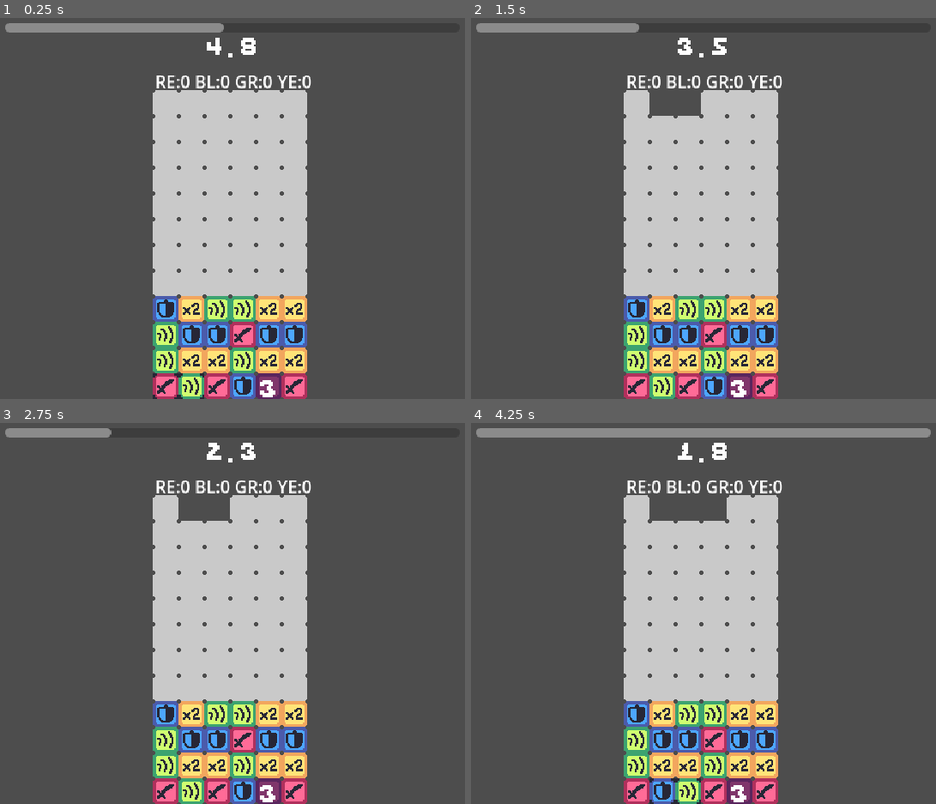
Above: before the commit, frames 1-4 (two rows, left to right).
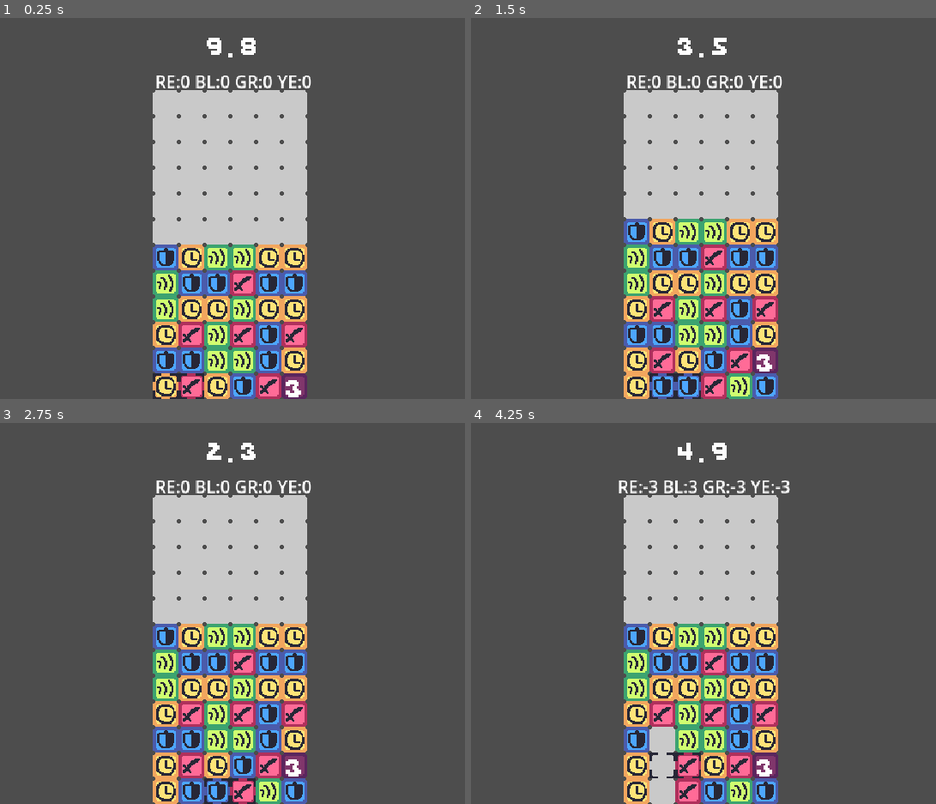
Above: after the commit, the same moments.

Repository: JUB-Yoush/pdp-rpg
Game: Godot game, scene res://src/combat_demo.tscn
The game is run twice, just before and just after one commit, with the same random seed, the same clock (stepped at 60 frames per second) and the same inputs.
Inputs:
- Up to frame 1 (0.25 s): no input
- Up to frame 2 (1.5 s): tap Enter at 0.5 s; hold D (right) 0.53-1.28 s; hold 2 (exhange_time, bound only after the commit) 0.53-1.28 s; hold S (down) from 1.28 s (still down); tap Z (accept) at 1.35 s
- Up to frame 3 (2.75 s): tap 2 (exhange_time, bound only after the commit) at 1.55 s; release S (down) at 2.03 s; hold D (right) from 2.03 s (still down); hold 2 (exhange_time, bound only after the commit) from 2.03 s (still down)
- Up to frame 4 (4.25 s): tap Z (accept) at 2.75, 3.5 s; release D (right) at 2.78 s; release 2 (exhange_time, bound only after the commit) at 2.78 s; hold W (up) 2.78-3.53 s; tap 2 (exhange_time, bound only after the commit) at 2.85, 3.8 s; hold A (left) from 3.53 s (still down); hold Z (accept) from 3.53 s (still down); tap F4 (add_time) at 4.15 s

The runs differ from the first frame. In frame 1, 11% of the frame differs, in the area x 1-67%, y 1-100%; in frame 2, 15%; in frame 3, 15%; in frame 4, 19%, in the area x 1-99%, y 1-100%.

Commit message:
extend actions to more than attacks

Diff:
--- a/project.godot
+++ b/project.godot
@@ -81,6 +81,11 @@
 "events": [Object(InputEventKey,"resource_local_to_scene":false,"resource_name":"","device":-1,"window_id":0,"alt_pressed":false,"shift_pressed":false,"ctrl_pressed":false,"meta_pressed":false,"pressed":false,"keycode":0,"physical_keycode":49,"key_label":0,"unicode":49,"echo":false,"script":null)
 ]
 }
+exhange_time={
+"deadzone": 0.5,
+"events": [Object(InputEventKey,"resource_local_to_scene":false,"resource_name":"","device":-1,"window_id":0,"alt_pressed":false,"shift_pressed":false,"ctrl_pressed":false,"meta_pressed":false,"pressed":false,"keycode":0,"physical_keycode":50,"key_label":0,"unicode":50,"echo":false,"script":null)
+]
+}
 
 [rendering]
 
--- /dev/null
+++ b/src/debug.gd
@@ -0,0 +1 @@
+extends Node
--- a/src/puzzle_game/PuzzleGame.tscn
+++ b/src/puzzle_game/PuzzleGame.tscn
@@ -17,7 +17,7 @@
 
 [node name="Grid" type="Node2D" parent="."]
 script = ExtResource("2_hvm35")
-starting_row_count = 3
+starting_row_count = 5
 
 [node name="Cursor" parent="." instance=ExtResource("3_kbrgb")]
 
@@ -36,6 +36,7 @@
 script = ExtResource("5_53jne")
 
 [node name="ProgressBar" type="ProgressBar" parent="PuzzleTimer"]
+visible = false
 anchors_preset = 15
 anchor_right = 1.0
 anchor_bottom = 1.0
@@ -83,3 +84,7 @@
 layout_mode = 2
 text = "YE:0"
 horizontal_alignment = 1
+
+[node name="PiecePos" type="Label" parent="."]
+offset_right = 40.0
+offset_bottom = 23.0
--- a/src/puzzle_game/cursor.gd
+++ b/src/puzzle_game/cursor.gd
@@ -40,7 +40,7 @@
 func move(input_dir:Vector2i):
 	var new_position := grid_position + input_dir
 	#if within the grid
-	if new_position >= Vector2i.ZERO and new_position <= max_position:
+	if new_position.x >= 0 and new_position.y >= 0 and new_position <= max_position:
 		grid_position += input_dir
 		position.x += input_dir.x * step
 		position.y += -input_dir.y * step
--- a/src/puzzle_game/grid.gd
+++ b/src/puzzle_game/grid.gd
@@ -44,6 +44,7 @@
 	collapseTimer.timeout.connect(collapse_colums)
 
 func make_grid_array():
+	# makes a 2d array based on the width and height
 	grid_array = []
 	for i in width:
 		grid_array.append([])
@@ -52,6 +53,7 @@
 	return grid_array
 
 func start_grid():
+	# fills grid with empty pieces
 	call_every_pos(change_to_empty)
 
 func insert_action_piece(col,row,actionPiece):
@@ -73,7 +75,7 @@
 	var tries := 0
 	var rng = randi_range(0,colour_count -2)
 	var newPiece = pieceFactory.make_piece(rng)
-	while(match_at(col,row,rng) and tries < 100):
+	while(match_at(col,row,rng) and tries < 100): # makes sure it dosen't get stuck looping trying to add a piece
 		rng = randi_range(0,colour_count -2)
 		tries += 1
 		newPiece = pieceFactory.make_piece(rng)
@@ -107,8 +109,6 @@
 
 
 
-	#add new piece at bottom
-	pass
 
 func add_rows_with_actions(new_rows:int,actions:Array[Action]):
 	# generate random numbers between 0 and the amount of blocks to be added rows * width
--- a/src/puzzle_game/puzzle_game.gd
+++ b/src/puzzle_game/puzzle_game.gd
@@ -11,7 +11,7 @@
 		TYPE.PR:0}
 
 var is_puzzling = true
-var puzzle_time = 5.0
+var puzzle_time = 10
 
 signal done_puzzling(puzzle_points,ready_action_pieces)
 
@@ -49,11 +49,19 @@
 	return ready_action_pieces
 
 func add_puzzle_points(added_puzzle_points:Dictionary):
+	var extra_time :=0.0
 	if added_puzzle_points.values() == [0,0,0,0,0]:
 		return
 	print(added_puzzle_points)
 	for key in added_puzzle_points.keys():
-		puzzle_points[key] += added_puzzle_points[key]
+		# any pieces after 3 are worth x2
+		var points:int = added_puzzle_points[key]
+		var extra_points: = points - 3
+		points = 3 + (extra_points * 2)
+		puzzle_points[key] += points
+		if key == TYPE.YE:
+			extra_time = float(points) / 2
+			puzzleTimer.add_time(extra_time)
 	update_point_display()
 
 func update_point_display():
@@ -63,9 +71,16 @@
 	puzzlePointContainer.get_node("YE").text = "YE:" + str(puzzle_points[TYPE.YE])
 	#puzzlePointContainer.get_node("PR").text = "PR:" + str(puzzle_points[TYPE.PR])
 
+func exchange_time():
+	if puzzleTimer.time_left > 5.0:
+		grid.add_rows(1)
+		puzzleTimer.add_time(-5.0)
+
 
 func _input(event: InputEvent) -> void:
 	if event.is_action_pressed("tick_countdown"):
 		tick_action_pieces()
 	if event.is_action_pressed("puzzle_timeout"):
 		puzzle_timer_timeout()
+	if event.is_action_pressed("exhange_time"):
+		exchange_time()
--- a/src/puzzle_game/puzzle_timer.gd
+++ b/src/puzzle_game/puzzle_timer.gd
@@ -1,5 +1,5 @@
 extends Timer
-
+class_name PuzzleTimer
 
 var max_time = 10
 
@@ -21,7 +21,7 @@
 func add_time(extra_time:float):
     max_time = time_left + extra_time
     progressBar.max_value = int(time_left + 1)
-    start(time_left + extra_time)
+    start(max_time)
 
 
 func _input(event: InputEvent) -> void:
Binary file changed: assets/block-3.png
Binary file changed: assets/cursor.png
Not shown, changed: todo.md
